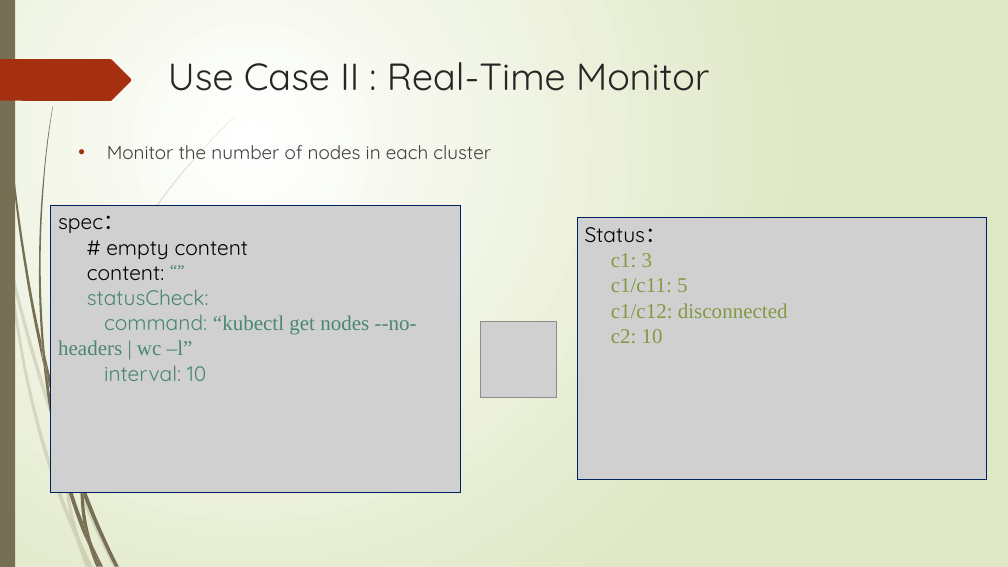
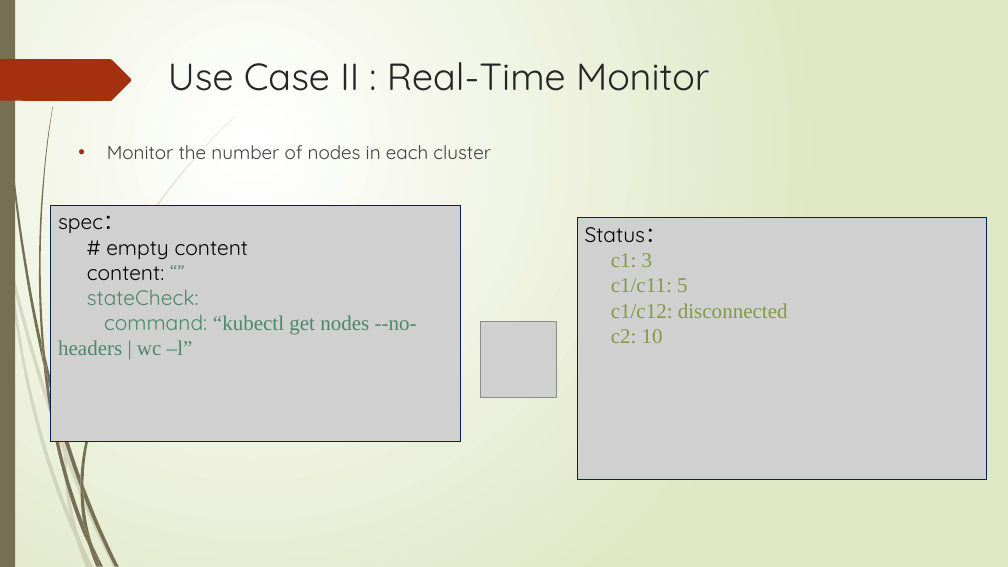
Before and after one commit to pdgetrf/ArktosEdge, a slide deck: slide 8 of slides/extend_mission.pptx (slide 6 before the commit). Drawn at 1008x567 pixels with LibreOffice and Linux fonts; fonts in the diff are those of the drawing; grey boxes stand for pictures. Boxes give left, top, right and bottom in pixels: in the first picture for what was removed or moved away, otherwise in the second. Text is boxed around its words. In the diff, an @@ line names an element or a change of style, - is before the commit and + after.

Commit message:
update slides about mission state and pruner

```diff
--- a/slides/extend_mission.pptx
+++ b/slides/extend_mission.pptx
@@ picture "spec：": place and size @@
-picture "spec：" at bbox=[51, 205, 461, 492]
+picture "spec：" at bbox=[51, 205, 461, 442]
@@ freeform shape added at bbox=[80, 260, 197, 485], fill #766F54 @@
@@ text in picture at bbox=[87, 289, 199, 305]: text changed @@
-statusCheck:
+stateCheck:
@@ text in picture at bbox=[104, 359, 207, 381]: paragraph removed @@
-interval: 10
@@ freeform shape added at bbox=[64, 443, 67, 461], fill #766F54 at 20% opacity @@
```
Also in this commit, not shown: 5 other slides changed, 2 slides added, 1 slide removed.
